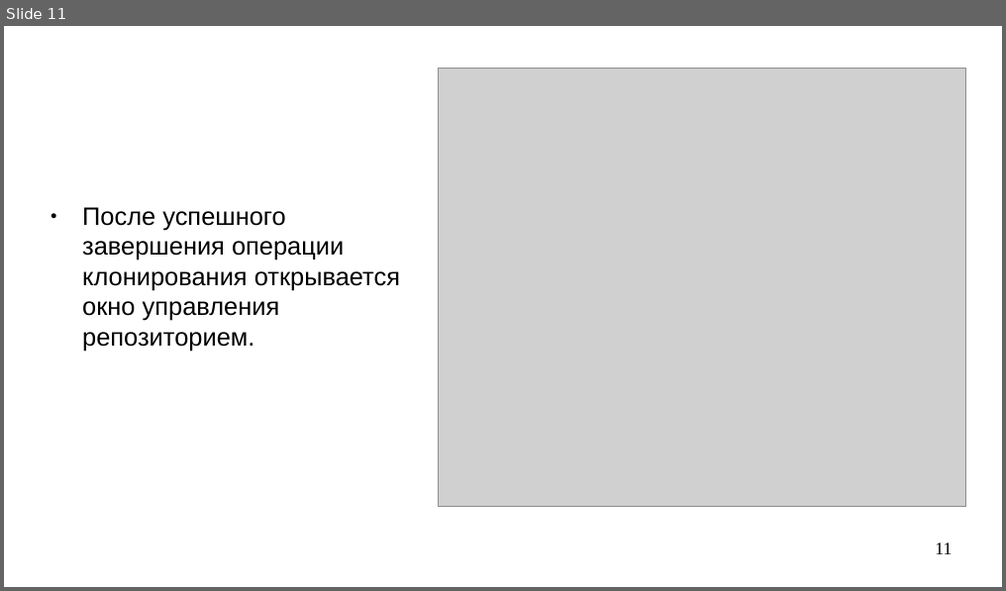
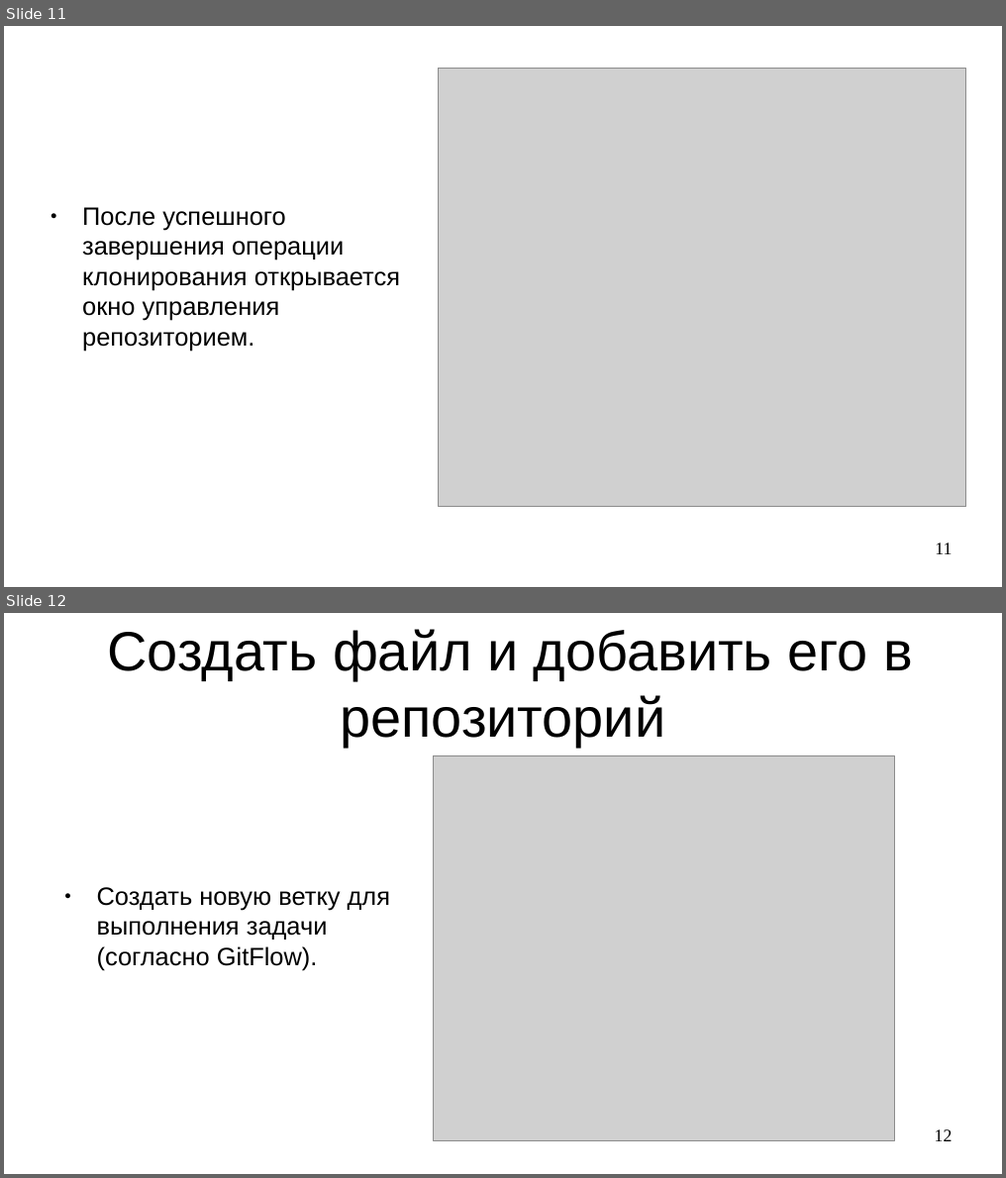
Before and after one commit to steelcraft/stud-lab, a slide deck: Практические занятия/Работа с Git.odp. Shown one above the other, each under a label of ours: slide 11 before the commit, slides 11 and 12 after it. The pictures are 1006x591 and 1006x1178 pixels, drawn with LibreOffice and Linux fonts; fonts in the diff are those of the drawing; grey boxes stand for pictures. Boxes give left, top, right and bottom in pixels: in the first picture for what was removed or moved away, otherwise in the second. Text is boxed around its words. In the diff, an @@ line names an element or a change of style, - is before the commit and + after.

```diff
--- a/Практические занятия/Работа с Git.odp
+++ b/Практические занятия/Работа с Git.odp
@@ slide 12 added at bbox=[4, 613, 1002, 1174], background #FFFFFF @@
@@ title added at bbox=[107, 629, 913, 747], 44 pt, text #000000 @@
+Создать файл и добавить его в репозиторий
@@ picture added at bbox=[434, 756, 895, 1141] @@
@@ text added at bbox=[97, 887, 390, 970], 20 pt, text #000000 @@
+● Создать новую ветку для выполнения задачи (согласно GitFlow).
@@ page number added at bbox=[935, 1130, 952, 1142], 14 pt, text #000000 @@
+12
```
Also in this commit, not shown: 3 slides changed, 6 other slides added.
